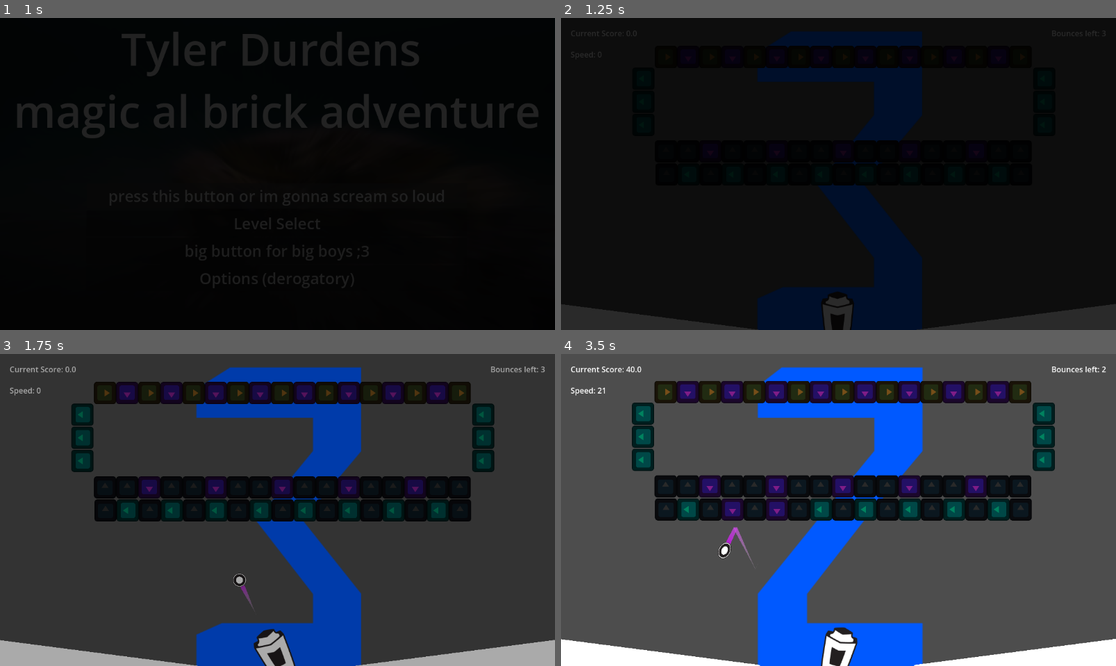
Above: before the commit, frames 1-4 (two rows, left to right).
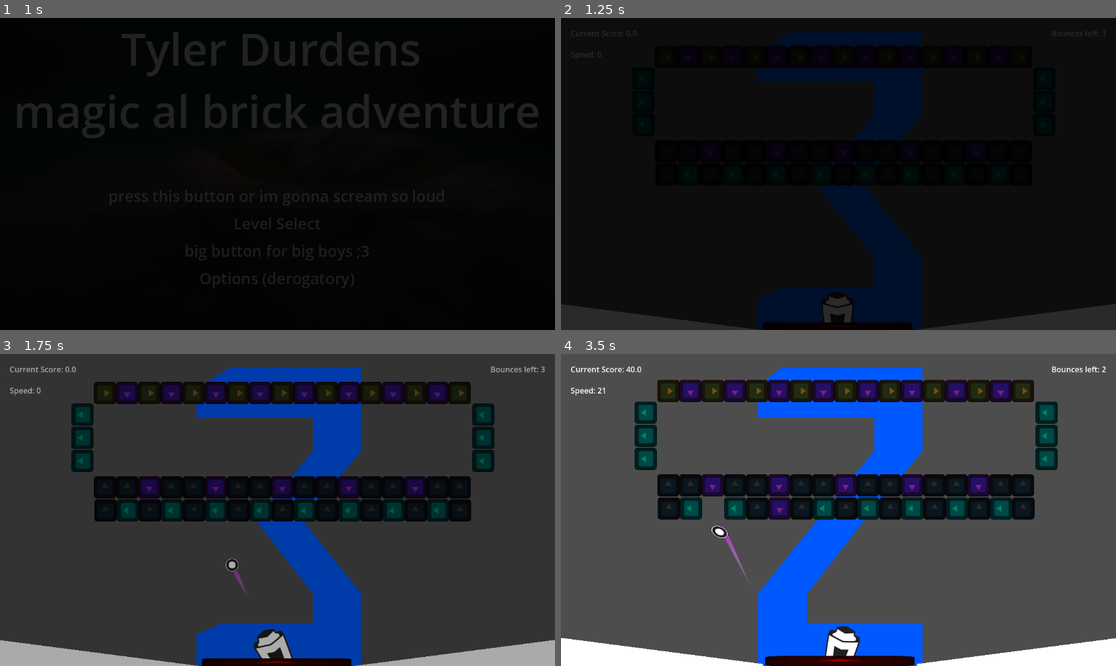
Above: after the commit, the same moments.

Repository: BmBucceri/breakout
Game: Godot game, scene res://Scenes/MainMenu.tscn
Two runs of this game, one before a commit and one after it. Both use one fixed random seed, a clock stepped at 60 frames per second and the inputs below. The engine's default icon, where the game draws it, is replaced by a stand-in: a white triangle on a blue panel in a dark square.
Inputs (mouse positions are in pixels of both pictures, inside the frame that each line leads up to):
- Up to frame 1 (1 s): click "press this button or im gonna…" at 0.5 s
- Up to frame 2 (1.25 s): no input
- Up to frame 3 (1.75 s): move the mouse to (144, 382) at 1.27 s; press the mouse at (144, 382) at 1.28 s
- Up to frame 4 (3.5 s): move the mouse to (633, 403) at 2.02 s; release the mouse at (633, 403) at 2.03 s; right-click (633, 403) at 2.1 s; move the mouse to (894, 441) at 2.77 s; press the mouse at (894, 441) at 2.78 s

Frame 1 is identical in both runs. In frame 2, 0.6% of the frame differs, in the area x 36-64%, y 97-100%; in frame 3, 0.8%; in frame 4, 7.8%, in the area x 0-100%, y 8-100%.

Commit message:
Updated Gutters
Gutters now respawn every time you lose a ball

Diff:
--- a/Boards/Levels/Board 4_Sprongus.tscn
+++ b/Boards/Levels/Board 4_Sprongus.tscn
@@ -5,7 +5,6 @@
 [ext_resource type="PackedScene" uid="uid://hl5qbnf4ocx5" path="res://Scenes/Blocks/Block_Speed.tscn" id="3_ndym4"]
 [ext_resource type="PackedScene" uid="uid://dtyeynkxndagi" path="res://Scenes/Blocks/BlockSpecialC.tscn" id="4_0fpe0"]
 [ext_resource type="PackedScene" uid="uid://buyvsud8eecnx" path="res://Scenes/Blocks/BlockBase.tscn" id="5_4iebc"]
-[ext_resource type="PackedScene" uid="uid://m7ejcqlv54cj" path="res://Scenes/Blocks/Block_Gutter.tscn" id="6_4iebc"]
 
 [node name="ROOTLEVEL" unique_id=1515406294 instance=ExtResource("1_bm24u")]
 music_to_play = 3
@@ -318,6 +317,3 @@
 
 [node name="Camera2D" parent="." index="8" unique_id=1810002274]
 metadata/_edit_lock_ = true
-
-[node name="BlockBase" parent="." index="9" unique_id=1586051036 instance=ExtResource("6_4iebc")]
-position = Vector2(576, 640)
--- a/Boards/Levels/Board Base_MASTERBOARD.tscn
+++ b/Boards/Levels/Board Base_MASTERBOARD.tscn
@@ -13,6 +13,7 @@
 [ext_resource type="Script" uid="uid://dygu38lw21ygj" path="res://Boards/ball_root.gd" id="9_ac8ps"]
 [ext_resource type="PackedScene" uid="uid://naw7he6hb23q" path="res://Scenes/Cannon.tscn" id="10_b72y1"]
 [ext_resource type="Script" uid="uid://bh12bel430pjr" path="res://killbox.gd" id="11_hx4y6"]
+[ext_resource type="Script" uid="uid://dqlermoajjfjp" path="res://Boards/Levels/gutters.gd" id="12_3pq72"]
 [ext_resource type="Script" uid="uid://uwsl4p8sccco" path="res://Boards/camera_2d.gd" id="12_hlflf"]
 
 [sub_resource type="SpriteFrames" id="SpriteFrames_uinc6"]
@@ -53,9 +54,10 @@
 		GameManager.increment_ricochet(1)
 "
 
-[node name="ROOTLEVEL" type="Node2D" unique_id=1515406294 node_paths=PackedStringArray("killbox")]
+[node name="ROOTLEVEL" type="Node2D" unique_id=1515406294 node_paths=PackedStringArray("killbox", "gutters")]
 script = ExtResource("1_4e1jp")
 killbox = NodePath("Killbox")
+gutters = NodePath("Gutters")
 metadata/_edit_group_ = true
 metadata/_edit_lock_ = true
 
@@ -145,10 +147,13 @@
 y_sort_enabled = true
 position = Vector2(576, 627)
 
-[node name="Gutters" type="StaticBody2D" parent="." unique_id=839812713]
+[node name="Gutters" type="StaticBody2D" parent="." unique_id=1724943246 node_paths=PackedStringArray("gutter_spawn_marker")]
 position = Vector2(-32, 0)
 collision_layer = 6
 collision_mask = 0
+script = ExtResource("12_3pq72")
+gutter_spawn_marker = NodePath("GutterSpawnMarker")
+metadata/_custom_type_script = "uid://dqlermoajjfjp"
 
 [node name="PolygonMatchShape2" type="Polygon2D" parent="Gutters" unique_id=146361951]
 position = Vector2(0, -1)
@@ -158,11 +163,14 @@
 
 [node name="PolygonMatchShape" type="Polygon2D" parent="Gutters" unique_id=599467329]
 position = Vector2(1216, -1)
-rotation = 3.1415927
+rotation = -3.1415925
 scale = Vector2(1, -1)
 polygon = PackedVector2Array(16, 592, 448, 648, 448, 672, 16, 672)
 script = ExtResource("8_xc236")
 metadata/_custom_type_script = "uid://co2jcs3je3qd4"
+
+[node name="GutterSpawnMarker" type="Marker2D" parent="Gutters" unique_id=2021807883]
+position = Vector2(608, 641)
 
 [node name="Killbox" type="Area2D" parent="." unique_id=1162349343]
 position = Vector2(0, 25)
--- /dev/null
+++ b/Boards/Levels/gutters.gd
@@ -0,0 +1,22 @@
+extends StaticBody2D
+class_name Gutters
+
+var has_gutter_block: bool = false
+
+const BLOCK_GUTTER = preload("uid://m7ejcqlv54cj")
+@export var gutter_spawn_marker: Marker2D
+
+func _ready() -> void:
+	spawn_block_gutter()
+
+func spawn_block_gutter():
+	if has_gutter_block:
+		return # Don't spawn if one already exists
+
+	var new_gutter = BLOCK_GUTTER.instantiate()
+	new_gutter.block_destroyed.connect(_on_gutter_destroyed)
+	gutter_spawn_marker.add_child.call_deferred(new_gutter)
+	has_gutter_block = true
+
+func _on_gutter_destroyed():
+	has_gutter_block = false
--- a/Scenes/Blocks/BlockParry.tscn
+++ b/Scenes/Blocks/BlockParry.tscn
@@ -4,7 +4,7 @@
 [ext_resource type="Texture2D" uid="uid://cqfgm6ebniw0l" path="res://Assets/ParryIcon.svg" id="3_jmkaj"]
 
 [sub_resource type="RectangleShape2D" id="RectangleShape2D_gho8k"]
-size = Vector2(88, 88)
+size = Vector2(102.69978, 134.24376)
 
 [node name="BlockParry" type="Area2D" unique_id=783385433]
 collision_layer = 2
@@ -19,5 +19,5 @@
 [node name="Sprite2D" type="Sprite2D" parent="." unique_id=938027310]
 light_mask = 3
 position = Vector2(0, -0.16447926)
-scale = Vector2(1.0443059, 0.356805)
+scale = Vector2(1.25, 0.57555497)
 texture = ExtResource("3_jmkaj")
--- a/Scenes/Blocks/Block_Gutter.tscn
+++ b/Scenes/Blocks/Block_Gutter.tscn
@@ -2,15 +2,19 @@
 
 [ext_resource type="PackedScene" uid="uid://buyvsud8eecnx" path="res://Scenes/Blocks/BlockBase.tscn" id="1_q0o0m"]
 
-[node name="BlockGutter" unique_id=1282541942 instance=ExtResource("1_q0o0m")]
+[node name="Gutter" unique_id=1282541942 instance=ExtResource("1_q0o0m")]
 min_break_speed = 800.0
 block_score = 0.0
 
 [node name="Hurtbox" parent="." index="0" unique_id=1279717239]
-scale = Vector2(2.7989895, 0.23898941)
+scale = Vector2(3.5, 0.25)
+
+[node name="CollisionShape2D" parent="Hurtbox" index="0" unique_id=1996971191]
+scale = Vector2(1, 0.99999994)
 
 [node name="CollisionShape2D" parent="." index="1" unique_id=1853781668]
-scale = Vector2(2.7989895, 0.23898941)
+scale = Vector2(3.5, 0.25)
 
 [node name="Sprite2D" parent="." index="2" unique_id=938027310]
-scale = Vector2(1.9243053, 0.16430521)
+modulate = Color(0.58, 0, 0, 1)
+scale = Vector2(2.424, 0.164)
--- a/Scenes/Cannon.tscn
+++ b/Scenes/Cannon.tscn
@@ -15,6 +15,6 @@
 texture = ExtResource("2_ria0b")
 
 [node name="SpawnLocation" type="Marker2D" parent="." unique_id=1613448872]
-position = Vector2(0, -86)
+position = Vector2(0, -121)
 
 [node name="Node2D" type="Node2D" parent="SpawnLocation" unique_id=1884346377]
--- a/block_base.gd
+++ b/block_base.gd
@@ -6,6 +6,7 @@
 @export var next_brick: PackedScene
 var special_score: float = 1
 
+signal block_destroyed
 
 func _ready() -> void:
 	call_deferred("_deferred_ready")
@@ -16,6 +17,7 @@
 func destroy_brick():
 	ScoreManager.increment_score(block_score)
 	GameManager.remove_block(self)
+	block_destroyed.emit()
 	self.queue_free()
 
 
--- a/level.gd
+++ b/level.gd
@@ -5,6 +5,7 @@
 @export var autoplay_music: bool = false
 @export var music_to_play: MusicManager.available_songs
 @export var killbox: Killbox
+@export var gutters: Gutters
 
 var current_lives: int
 
@@ -21,6 +22,7 @@
 #called by the killbox
 func _on_life_lost():
 	current_lives -= 1
+	gutters.spawn_block_gutter()
 	print("current lives: " +str(current_lives))
 	if current_lives <= 0:
 		out_of_lives()
Not shown, added: Boards/Levels/gutters.gd.uid
